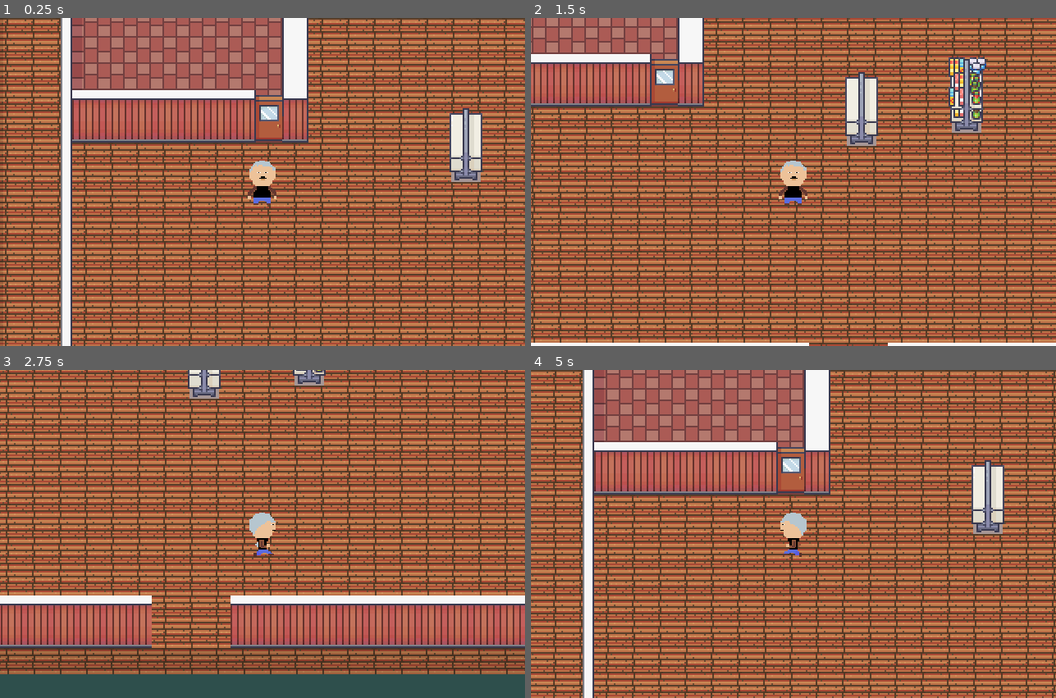
Above: before the commit, frames 1-4 (two rows, left to right).
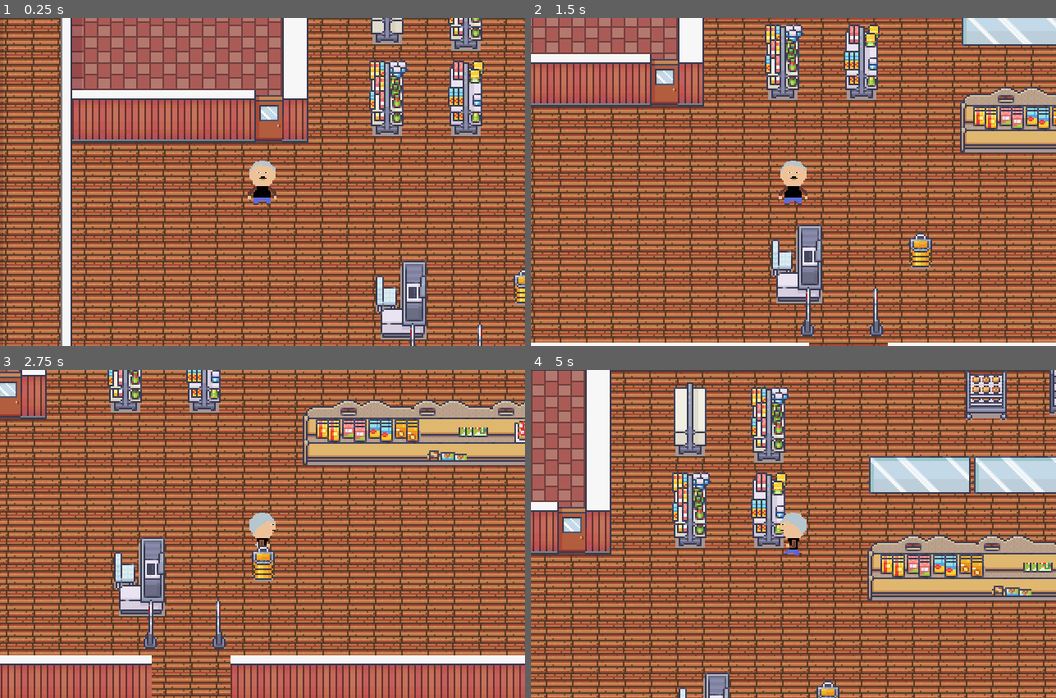
Above: after the commit, the same moments.

Repository: Skuriles/takeIt
Game: Godot game, scene res://Scenes/Room_Kiosk.tscn
The game is run twice, just before and just after one commit, with the same random seed, the same clock (stepped at 60 frames per second) and the same inputs. This scene is started directly instead of the project's main scene.
Inputs:
- Up to frame 1 (0.25 s): no input
- Up to frame 2 (1.5 s): tap Enter at 0.5 s; hold Right (ui_right) 0.53-1.28 s; hold Down (ui_down) from 1.28 s (still down)
- Up to frame 3 (2.75 s): release Down (ui_down) at 2.03 s; hold Right (ui_right) from 2.03 s (still down)
- Up to frame 4 (5 s): release Right (ui_right) at 2.78 s; hold Up (ui_up) 2.78-3.53 s; hold Left (ui_left) from 3.53 s (still down)

The runs differ from the first frame. In frame 1, 6.9% of the frame differs, in the area x 70-100%, y 0-100%; in frame 2, 12%; in frame 3, 73%; in frame 4, 74%, in the area x 0-100%, y 0-100%.

Commit message:
kiosk und trigger

Diff:
--- a/Scenes/Player.tscn
+++ b/Scenes/Player.tscn
@@ -738,10 +738,10 @@
 
 [node name="Player" type="Node2D"]
 scale = Vector2( 2, 2 )
-z_index = 2
 script = ExtResource( 5 )
 
 [node name="KinematicBody2D" type="KinematicBody2D" parent="."]
+z_index = 10
 script = ExtResource( 9 )
 
 [node name="BodySprites" type="Node2D" parent="KinematicBody2D"]
--- a/Scenes/Room_Kiosk.tscn
+++ b/Scenes/Room_Kiosk.tscn
@@ -12,6 +12,24 @@
 extents = Vector2( 16, 40 )
 
 [sub_resource type="RectangleShape2D" id=2]
+extents = Vector2( 64, 24 )
+
+[sub_resource type="RectangleShape2D" id=3]
+extents = Vector2( 24, 32 )
+
+[sub_resource type="RectangleShape2D" id=8]
+extents = Vector2( 16, 16 )
+
+[sub_resource type="RectangleShape2D" id=4]
+extents = Vector2( 32, 40 )
+
+[sub_resource type="RectangleShape2D" id=5]
+extents = Vector2( 8, 32 )
+
+[sub_resource type="RectangleShape2D" id=6]
+extents = Vector2( 168, 40 )
+
+[sub_resource type="RectangleShape2D" id=7]
 extents = Vector2( 16, 32 )
 
 [node name="Room_Kiosk" type="Node2D"]
@@ -39,14 +57,12 @@
 "walls",
 ]]
 position = Vector2( -3.05176e-05, 1.14441e-05 )
-scale = Vector2( 1, 1 )
-z_index = 5
+z_index = 20
 tile_set = ExtResource( 3 )
 cell_size = Vector2( 32, 32 )
 cell_quadrant_size = 32
 cell_custom_transform = Transform2D( 32, 0, 0, 32, 0, 0 )
 cell_tile_origin = 2
-cell_y_sort = true
 collision_use_kinematic = true
 format = 1
 tile_data = PoolIntArray( -917492, 1, 0, -851956, 1, 0, -786421, 1, 0, -655377, 1, 0, -720896, 1, 0, -720895, 1, 0, -72 …(6168 unchanged characters)…
@@ -56,6 +72,11 @@
 [node name="Empty_shelf" type="StaticBody2D" parent="Objects" groups=[
 "objects",
 ]]
+position = Vector2( -96, -168 )
+z_index = 20
+__meta__ = {
+"_edit_group_": true
+}
 
 [node name="Sprite" type="Sprite" parent="Objects/Empty_shelf"]
 texture = ExtResource( 6 )
@@ -70,7 +91,8 @@
 [node name="Full_shelf" type="StaticBody2D" parent="Objects" groups=[
 "objects",
 ]]
-position = Vector2( 128, 0 )
+position = Vector2( -96, -40 )
+z_index = 20
 
 [node name="Sprite" type="Sprite" parent="Objects/Full_shelf"]
 position = Vector2( 0, -16 )
@@ -83,13 +105,349 @@
 position = Vector2( 0, -8 )
 shape = SubResource( 1 )
 
+[node name="Full_shelf2" type="StaticBody2D" parent="Objects" groups=[
+"objects",
+]]
+position = Vector2( -3.05176e-05, -144 )
+z_index = 20
+
+[node name="Sprite" type="Sprite" parent="Objects/Full_shelf2"]
+position = Vector2( 0, -16 )
+texture = ExtResource( 6 )
+region_enabled = true
+region_rect = Rect2( 0, 576, 64, 96 )
+region_filter_clip = true
+
+[node name="CollisionShape2D" type="CollisionShape2D" parent="Objects/Full_shelf2"]
+position = Vector2( 0, -8 )
+shape = SubResource( 1 )
+
+[node name="Full_shelf3" type="StaticBody2D" parent="Objects" groups=[
+"objects",
+]]
+position = Vector2( 0, -40 )
+z_index = 20
+
+[node name="Sprite" type="Sprite" parent="Objects/Full_shelf3"]
+position = Vector2( 0, -16 )
+texture = ExtResource( 6 )
+region_enabled = true
+region_rect = Rect2( 0, 480, 64, 96 )
+region_filter_clip = true
+
+[node name="CollisionShape2D" type="CollisionShape2D" parent="Objects/Full_shelf3"]
+position = Vector2( 0, -8 )
+shape = SubResource( 1 )
+
+[node name="Glass_Wall1" type="StaticBody2D" parent="Objects" groups=[
+"objects",
+]]
+position = Vector2( 0, -40 )
+z_index = 20
+
+[node name="Sprite" type="Sprite" parent="Objects/Glass_Wall1"]
+position = Vector2( 184, -48 )
+texture = ExtResource( 6 )
+region_enabled = true
+region_rect = Rect2( 352, 736, 128, 64 )
+region_filter_clip = true
+
+[node name="CollisionShape2D" type="CollisionShape2D" parent="Objects/Glass_Wall1"]
+position = Vector2( 184, -56 )
+shape = SubResource( 2 )
+
+[node name="Glass_Wall2" type="StaticBody2D" parent="Objects" groups=[
+"objects",
+]]
+position = Vector2( 128, -40 )
+z_index = 20
+
+[node name="Sprite" type="Sprite" parent="Objects/Glass_Wall2"]
+position = Vector2( 184, -48 )
+texture = ExtResource( 6 )
+region_enabled = true
+region_rect = Rect2( 352, 736, 128, 64 )
+region_filter_clip = true
+
+[node name="CollisionShape2D" type="CollisionShape2D" parent="Objects/Glass_Wall2"]
+position = Vector2( 184, -56 )
+shape = SubResource( 2 )
+
+[node name="Glass_Wall3" type="StaticBody2D" parent="Objects" groups=[
+"objects",
+]]
+position = Vector2( 256, -40 )
+z_index = 20
+
+[node name="Sprite" type="Sprite" parent="Objects/Glass_Wall3"]
+position = Vector2( 184, -48 )
+texture = ExtResource( 6 )
+region_enabled = true
+region_rect = Rect2( 352, 736, 128, 64 )
+region_filter_clip = true
+
+[node name="CollisionShape2D" type="CollisionShape2D" parent="Objects/Glass_Wall3"]
+position = Vector2( 184, -56 )
+shape = SubResource( 2 )
+
+[node name="Oven1" type="StaticBody2D" parent="Objects" groups=[
+"objects",
+]]
+position = Vector2( 464, -200 )
+z_index = 20
+
+[node name="Sprite" type="Sprite" parent="Objects/Oven1"]
+texture = ExtResource( 6 )
+region_enabled = true
+region_rect = Rect2( 384, 192, 64, 96 )
+region_filter_clip = true
+
+[node name="CollisionShape2D" type="CollisionShape2D" parent="Objects/Oven1"]
+shape = SubResource( 3 )
+
+[node name="Bread_Shelf1" type="StaticBody2D" parent="Objects" groups=[
+"objects",
+]]
+position = Vector2( 144, -48 )
+z_index = 20
+
+[node name="Sprite" type="Sprite" parent="Objects/Bread_Shelf1"]
+position = Vector2( 224, -152 )
+texture = ExtResource( 6 )
+region_enabled = true
+region_rect = Rect2( 32, 256, 96, 96 )
+region_filter_clip = true
+
+[node name="CollisionShape2D" type="CollisionShape2D" parent="Objects/Bread_Shelf1"]
+position = Vector2( 224, -152 )
+shape = SubResource( 3 )
+
+[node name="Bread_Shelf2" type="StaticBody2D" parent="Objects" groups=[
+"objects",
+]]
+position = Vector2( 40, -40 )
+z_index = 20
+
+[node name="Sprite" type="Sprite" parent="Objects/Bread_Shelf2"]
+position = Vector2( 224, -152 )
+texture = ExtResource( 6 )
+region_enabled = true
+region_rect = Rect2( 224, 1088, 64, 64 )
+region_filter_clip = true
+
+[node name="CollisionShape2D" type="CollisionShape2D" parent="Objects/Bread_Shelf2"]
+position = Vector2( 224, -152 )
+shape = SubResource( 3 )
+
+[node name="Basket1" type="StaticBody2D" parent="Objects" groups=[
+"objects",
+]]
+position = Vector2( 72, 184 )
+z_index = 20
+
+[node name="Sprite" type="Sprite" parent="Objects/Basket1"]
+texture = ExtResource( 6 )
+region_enabled = true
+region_rect = Rect2( 480, 384, 32, 64 )
+region_filter_clip = true
+
+[node name="CollisionShape2D" type="CollisionShape2D" parent="Objects/Basket1"]
+position = Vector2( 0, -8 )
+shape = SubResource( 8 )
+
+[node name="Register" type="StaticBody2D" parent="Objects" groups=[
+"objects",
+]]
+position = Vector2( 24, 248 )
+z_index = 20
+
+[node name="Sprite" type="Sprite" parent="Objects/Register"]
+position = Vector2( -104, -56 )
+texture = ExtResource( 6 )
+region_enabled = true
+region_rect = Rect2( 128, 736, 64, 96 )
+region_filter_clip = true
+
+[node name="CollisionShape2D" type="CollisionShape2D" parent="Objects/Register"]
+position = Vector2( -104, -56 )
+shape = SubResource( 4 )
+
+[node name="Security1" type="StaticBody2D" parent="Objects" groups=[
+"objects",
+]]
+position = Vector2( -72, 248 )
+z_index = 20
+
+[node name="Sprite" type="Sprite" parent="Objects/Security1"]
+texture = ExtResource( 6 )
+region_enabled = true
+region_rect = Rect2( 256, 704, 32, 64 )
+region_filter_clip = true
+
+[node name="CollisionShape2D" type="CollisionShape2D" parent="Objects/Security1"]
+position = Vector2( 8, 0 )
+shape = SubResource( 5 )
+
+[node name="Security2" type="StaticBody2D" parent="Objects" groups=[
+"objects",
+]]
+position = Vector2( 24, 248 )
+z_index = 20
+
+[node name="Sprite" type="Sprite" parent="Objects/Security2"]
+texture = ExtResource( 6 )
+region_enabled = true
+region_rect = Rect2( 288, 704, 32, 64 )
+region_filter_clip = true
+
+[node name="CollisionShape2D" type="CollisionShape2D" parent="Objects/Security2"]
+position = Vector2( -8, 0 )
+shape = SubResource( 5 )
+
+[node name="Big_Shelf1" type="StaticBody2D" parent="Objects" groups=[
+"objects",
+]]
+position = Vector2( -48, 160 )
+z_index = 20
+
+[node name="Sprite" type="Sprite" parent="Objects/Big_Shelf1"]
+position = Vector2( 224, -152 )
+texture = ExtResource( 6 )
+region_enabled = true
+region_rect = Rect2( 320, 864, 160, 96 )
+region_filter_clip = true
+
+[node name="Sprite2" type="Sprite" parent="Objects/Big_Shelf1"]
+position = Vector2( 352, -168 )
+texture = ExtResource( 6 )
+region_enabled = true
+region_rect = Rect2( 384, 864, 96, 64 )
+region_filter_clip = true
+
+[node name="Sprite3" type="Sprite" parent="Objects/Big_Shelf1"]
+position = Vector2( 448, -168 )
+texture = ExtResource( 6 )
+region_enabled = true
+region_rect = Rect2( 384, 864, 96, 64 )
+region_filter_clip = true
+
+[node name="Sprite4" type="Sprite" parent="Objects/Big_Shelf1"]
+position = Vector2( 512, -152 )
+texture = ExtResource( 6 )
+region_enabled = true
+region_rect = Rect2( 480, 864, 32, 96 )
+region_filter_clip = true
+
+[node name="Sprite5" type="Sprite" parent="Objects/Big_Shelf1"]
+position = Vector2( 224, -120 )
+texture = ExtResource( 6 )
+region_enabled = true
+region_rect = Rect2( 352, 928, 32, 32 )
+region_filter_clip = true
+
+[node name="Sprite6" type="Sprite" parent="Objects/Big_Shelf1"]
+position = Vector2( 256, -120 )
+texture = ExtResource( 6 )
+region_enabled = true
+region_rect = Rect2( 352, 928, 32, 32 )
+region_filter_clip = true
+
+[node name="Sprite7" type="Sprite" parent="Objects/Big_Shelf1"]
+position = Vector2( 288, -120 )
+texture = ExtResource( 6 )
+region_enabled = true
+region_rect = Rect2( 352, 928, 32, 32 )
+region_filter_clip = true
+
+[node name="Sprite8" type="Sprite" parent="Objects/Big_Shelf1"]
+position = Vector2( 320, -120 )
+texture = ExtResource( 6 )
+region_enabled = true
+region_rect = Rect2( 352, 928, 32, 32 )
+region_filter_clip = true
+
+[node name="Sprite9" type="Sprite" parent="Objects/Big_Shelf1"]
+position = Vector2( 352, -120 )
+texture = ExtResource( 6 )
+region_enabled = true
+region_rect = Rect2( 352, 928, 32, 32 )
+region_filter_clip = true
+
+[node name="Sprite10" type="Sprite" parent="Objects/Big_Shelf1"]
+position = Vector2( 384, -120 )
+texture = ExtResource( 6 )
+region_enabled = true
+region_rect = Rect2( 352, 928, 32, 32 )
+region_filter_clip = true
+
+[node name="Sprite11" type="Sprite" parent="Objects/Big_Shelf1"]
+position = Vector2( 416, -120 )
+texture = ExtResource( 6 )
+region_enabled = true
+region_rect = Rect2( 352, 928, 32, 32 )
+region_filter_clip = true
+
+[node name="Sprite12" type="Sprite" parent="Objects/Big_Shelf1"]
+position = Vector2( 448, -120 )
+texture = ExtResource( 6 )
+region_enabled = true
+region_rect = Rect2( 352, 928, 32, 32 )
+region_filter_clip = true
+
+[node name="Sprite13" type="Sprite" parent="Objects/Big_Shelf1"]
+position = Vector2( 480, -120 )
+texture = ExtResource( 6 )
+region_enabled = true
+region_rect = Rect2( 352, 928, 32, 32 )
+region_filter_clip = true
+
+[node name="Sprite14" type="Sprite" parent="Objects/Big_Shelf1"]
+position = Vector2( 480, -144 )
+texture = ExtResource( 6 )
+region_enabled = true
+region_rect = Rect2( 288, 896, 32, 32 )
+region_filter_clip = true
+
+[node name="Sprite15" type="Sprite" parent="Objects/Big_Shelf1"]
+position = Vector2( 440, -144 )
+texture = ExtResource( 6 )
+region_enabled = true
+region_rect = Rect2( 224, 928, 32, 32 )
+region_filter_clip = true
+
+[node name="Sprite16" type="Sprite" parent="Objects/Big_Shelf1"]
+position = Vector2( 344, -120 )
+texture = ExtResource( 6 )
+region_enabled = true
+region_rect = Rect2( 192, 608, 64, 32 )
+region_filter_clip = true
+
+[node name="Sprite17" type="Sprite" parent="Objects/Big_Shelf1"]
+position = Vector2( 248, -144 )
+texture = ExtResource( 6 )
+region_enabled = true
+region_rect = Rect2( 32, 416, 128, 32 )
+region_filter_clip = true
+
+[node name="Sprite18" type="Sprite" parent="Objects/Big_Shelf1"]
+position = Vector2( 376, -136 )
+texture = ExtResource( 6 )
+region_enabled = true
+region_rect = Rect2( 320, 352, 64, 32 )
+region_filter_clip = true
+
+[node name="CollisionShape2D" type="CollisionShape2D" parent="Objects/Big_Shelf1"]
+visible = false
+position = Vector2( 336, -144 )
+shape = SubResource( 6 )
+
 [node name="Interactable_Objects" type="Node2D" parent="."]
 
 [node name="Door" type="StaticBody2D" parent="Interactable_Objects" groups=[
 "objects",
 ]]
 position = Vector2( 128, 0 )
-z_index = 5
+z_index = 20
 
 [node name="Sprite" type="Sprite" parent="Interactable_Objects/Door"]
 position = Vector2( -368, -32 )
--- a/Scripts/Player/TriggerArea.gd
+++ b/Scripts/Player/TriggerArea.gd
@@ -7,7 +7,10 @@
 onready var animPlayer = get_parent().find_node("AnimationPlayer") as AnimationPlayer
 
 var player_old_z_index = 0
+var body_old_index = 0
+var wall_old_index = 0
 var counter: int = 0
+var wall_counter: int = 0
 
 
 # Called when the node enters the scene tree for the first time.
@@ -18,15 +21,26 @@
 
 
 func _on_tilemap_enter(body):
-	if body.is_in_group("objects") or body.is_in_group("walls"):
+	if body.is_in_group("objects"):
+		body_old_index = body.z_index
 		counter += 1
-		print(counter)
-		player.z_index = body.z_index + 1
+		# player.z_index = body.z_index + 1
+		body.z_index = player.z_index - 1
+	if body.is_in_group("walls"):
+		wall_old_index = body.z_index
+		wall_counter += 1
+		# player.z_index = body.z_index + 1
+		body.z_index = player.z_index - 1
 
 
 func _on_tilemap_exit(body):
-	if body.is_in_group("objects") or body.is_in_group("walls"):
+	if body.is_in_group("objects"):
 		counter -= 1
-		print(counter)
 		if counter == 0:
-			player.z_index = player_old_z_index
+			body.z_index = body_old_index
+			# player.z_index = player_old_z_index
+	if body.is_in_group("walls"):
+		wall_counter -= 1
+		if wall_counter == 0:
+			body.z_index = wall_old_index
+			# player.z_index = player_old_z_index
Not shown: 2 places in Scenes/Room_Kiosk.tscn that only renumber resources
